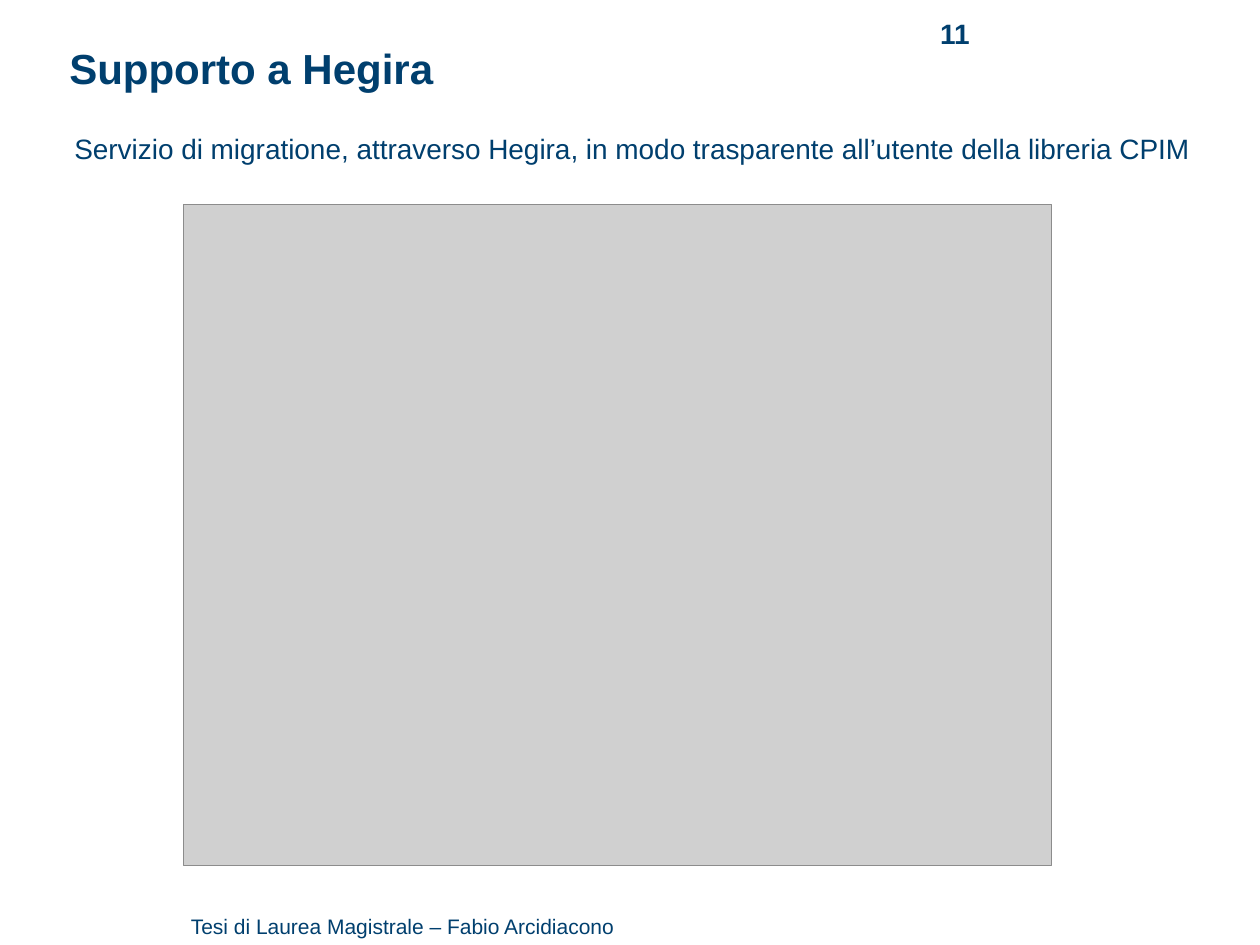
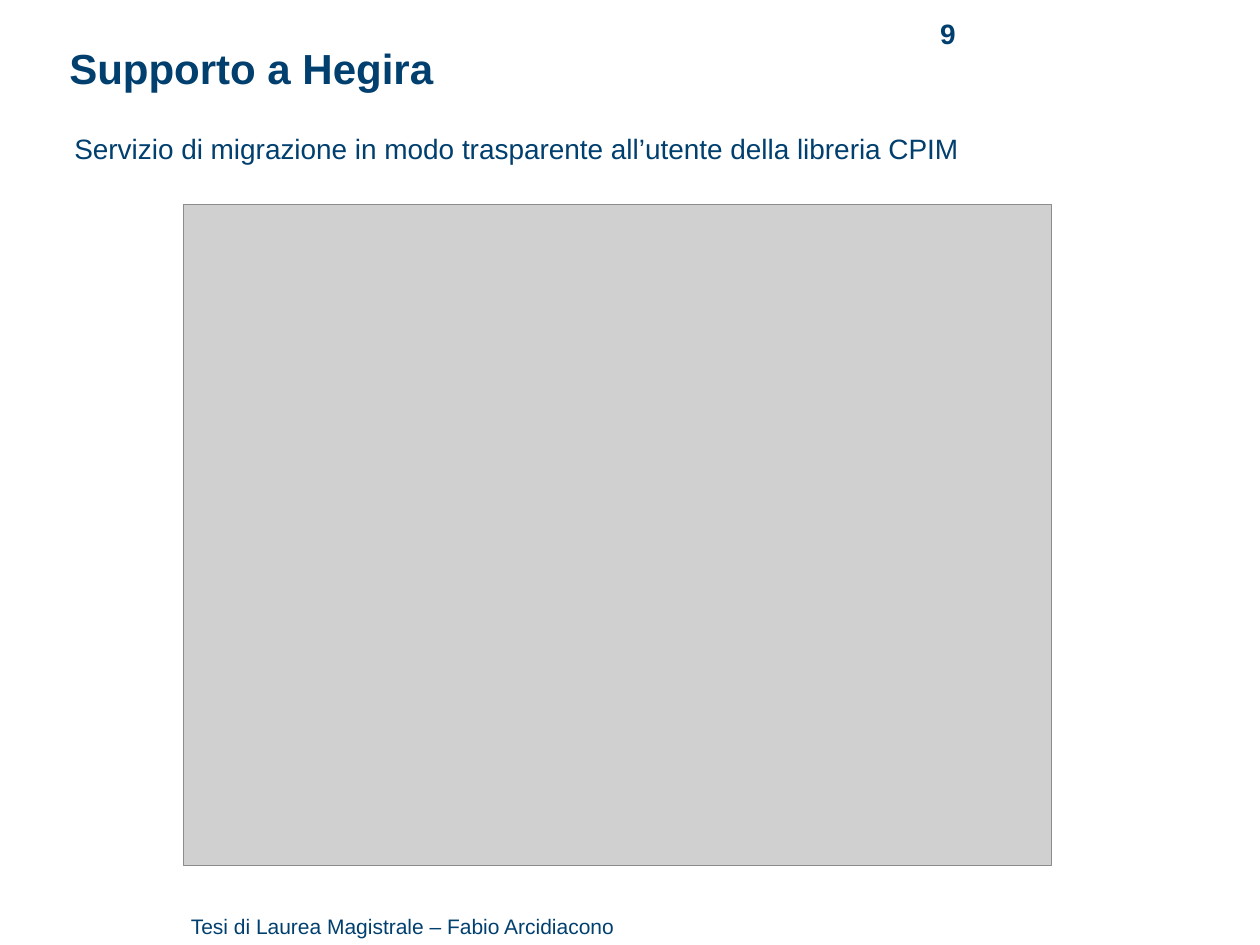
Before and after one commit to arci/thesis, a slide deck: slide 9 of presentation/ThesisPresentation.ppt (slide 11 before the commit). Drawn at 1260x945 pixels with LibreOffice and Linux fonts; fonts in the diff are those of the drawing; grey boxes stand for pictures; background and template pictures are left out. Boxes give left, top, right and bottom in pixels: in the first picture for what was removed or moved away, otherwise in the second. Text is boxed around its words. In the diff, an @@ line names an element or a change of style, - is before the commit and + after.

```diff
--- a/presentation/ThesisPresentation.ppt
+++ b/presentation/ThesisPresentation.ppt
@@ page number at [940,24,956,45]: text changed @@
-11
+9
@@ text at [74,138,958,164]: text changed @@
-Servizio di migratione, attraverso Hegira, in modo trasparente all’utente della libreria CPIM
+Servizio di migrazione in modo trasparente all’utente della libreria CPIM
```
Also in this commit, not shown: 4 other slides changed, 1 slide added, 4 slides removed, 1 other file.
